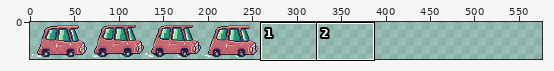
One commit to this sprite sheet: Assets/Sprites/car_red_64_32.png. Above, an overview of the earlier version with the close-up marked.
Close-up. Old version:
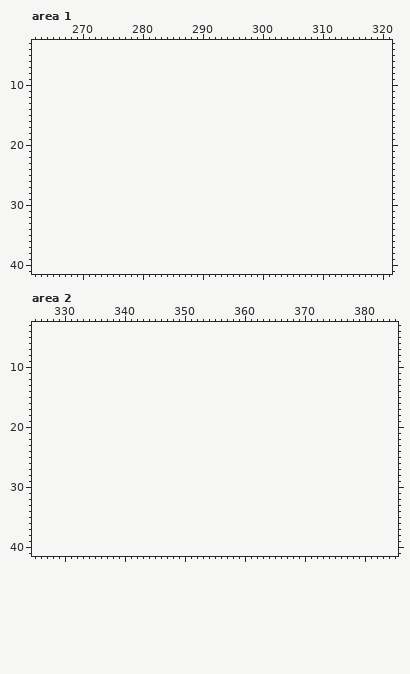
The file is 256x42 pixels. Shown: area 1: x 262..321, y 3..41; area 2: x 325..385, y 3..41. The old version is drawn lined up with the new one, on the new canvas. The commit also changed other parts of the picture, which this record leaves out.
And afterwards:
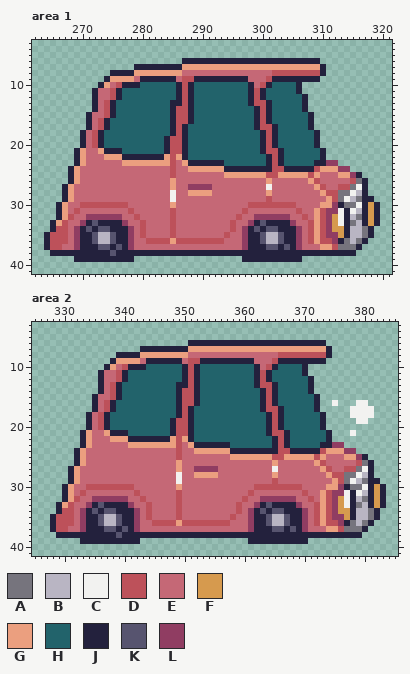
Palette (. is transparent): A #76747d  B #b9b5c3  C #f2f2f0  D #bd515a  E #c56876  F #d69a4e  G #eb9f7f  H #22636b  J #23213d  K #57546f  L #903d62
Changes in this commit:
canvas 256x42 -> 576x42
--- area 1
@@ x 262..321 @@
  5 ............................................................
- 6 ............................................................
- 7 ............................................................
- 8 ............................................................
- 9 ............................................................
-10 ............................................................
-11 ............................................................
-12 ............................................................
-13 ............................................................
-14 ............................................................
-15 ............................................................
-16 ............................................................
-17 ............................................................
-18 ............................................................
-19 ............................................................
-20 ............................................................
-21 ............................................................
-22 ............................................................
-23 ............................................................
-24 ............................................................
-25 ............................................................
-26 ............................................................
-27 ............................................................
-28 ............................................................
-29 ............................................................
-30 ............................................................
-31 ............................................................
-32 ............................................................
-33 ............................................................
-34 ............................................................
-35 ............................................................
-36 ............................................................
-37 ............................................................
-38 ............................................................
-39 ............................................................
+ 6 .........................JJJJJJJJJJJJJJJJJJJJJJJ............
+ 7 .................JJJJJJJJGGGGGGGGGGGGGGGGGGGGGGGJ...........
+ 8 .............JJJJGGGGGGGGEEEEEEEEEEEEEEEDDDDDDDDJ...........
+ 9 ............JGGGGEJJJJJJEDDJJJJJJJJJEEEDJJJJJJJJ............
+10 ...........JGEDJJJHHHHHHJDJHHHHHHHHHJEDJHHHHJ...............
+11 ..........JEEDJHHHHHHHHHJDJHHHHHHHHHJDJHHHHHJ...............
+12 ..........JEEDJHHHHHHHHHJDJHHHHHHHHHJDJHHHHHHJ..............
+13 ..........JEDJHHHHHHHHHJJDJHHHHHHHHHJDDJHHHHHJ..............
+14 ..........JEDJHHHHHHHHHJDDJHHHHHHHHHHJDJHHHHHJ..............
+15 .........JEEDJHHHHHHHHHJDDJHHHHHHHHHHJDJHHHHHHJ.............
+16 .........JEDJHHHHHHHHHHJDDJHHHHHHHHHHJDJHHHHHHJ.............
+17 .........JEDJHHHHHHHHHHJDJHHHHHHHHHHHJDDJHHHHHJ.............
+18 ........JEDJHHHHHHHHHHHJDJHHHHHHHHHHHHJDJHHHHHHJ............
+19 ........JEDJHHHHHHHHHHJDDJHHHHHHHHHHHHJDJHHHHHHJ............
+20 ........JEDJHHHHHHHHHHJDDJHHHHHHHHHHHHJDJHHHHHHJ............
+21 .......JGEEGJJJHHHHHHHJDDJHHHHHHHHHHHHJDDJHHHHHHJ...........
+22 .......JGEEEGGGJJJJJJJGDGJHHHHHHHHHHHHHJDJHHHHHHJ...........
+23 .......JGEEEEEEGGGGGGGGDEGJJJJJJHHHHHHHJDJHHHHHJJLL.........
+24 ......JGEEEEEEEEEEEEEEEDEEGGGGGGJJJJJJJJDDJJJJJDGGGLL.......
+25 ......JGEEEEEEEEEEEEEEEDEEEEEEEEGGGGGGGDDGGGGGDGEEEGGLJ.....
+26 ......JGEEEEEEEEEEEEEEEGEEEEEEEEEEEEEEEGEEEEEEGDEEEEEDAJ....
+27 .....JGEEEEEEEEEEEEEEEEGEELLLLEEEEEEEEECEEEEEEEGDEEDDACJ....
+28 .....JGEEEEEEEEEEEEEEEECEEGGGGEEEEEEEEEGEEEEEEEEGDDAACBJ....
+29 .....JGEEEEEEEEEEEEEEEECEEEEEEEEEEEEEEEDEEEEEEEEEGDACBAJJ...
+30 ....JGEEDDDDDDDDEEEEEEEGEEEEEEEEEEEEDDDDDDDDEEEEGGLJAACJFJ..
+31 ....JGEDEEEEEEEEDEEEEEEDEEEEEEEEEEEDEEEEEEEEDEEGDLLCJCBJFJ..
+32 ....JGDEELLLLLLEEDEEEEEDEEEEEEEEEEDEELLLLLLEEDEGDLFCJBAJFJ..
+33 ...JGDEELJKJJJJLEEDEEEEDEEEEEEEEEDEELJKJJJJLEEDGDLFCJABJFJ..
+34 ...JDDELJKJKKJJJLEDEEEEDEEEEEEEEEDELJKJKKJJJLEDGDLFFJBBAJ...
+35 ..JDDDELJJKBBKJJLEDEEEEDEEEEEEEEDEELJJKBBKJJLEDGDLLFJBBAJ...
+36 ..JDDDELJJKBBKJJLEEDDDDGDDDDDDDDEEELJJKBBKJJLEDGDDLJABAJ....
+37 ..JDDEELJJJKKJKJLEEEEEEEEEEEEEEEEEELJJJKKJKJLEEEGGDAAAJ.....
+38 ...JJJJJJJJJJKJJJJJJJJJJJJJJJJJJJJJJJJJJJJJJJJJJJJJJJJ......
+39 .......JJJJJJJJJJ..................JJJJJJJJJJ...............
 40 ............................................................
--- area 2
@@ x 325..385 @@
  5 .............................................................
- 6 .............................................................
- 7 .............................................................
- 8 .............................................................
- 9 .............................................................
-10 .............................................................
-11 .............................................................
-12 .............................................................
-13 .............................................................
-14 .............................................................
-15 .............................................................
-16 .............................................................
-17 .............................................................
-18 .............................................................
-19 .............................................................
-20 .............................................................
-21 .............................................................
-22 .............................................................
-23 .............................................................
-24 .............................................................
-25 .............................................................
-26 .............................................................
-27 .............................................................
-28 .............................................................
-29 .............................................................
-30 .............................................................
-31 .............................................................
-32 .............................................................
-33 .............................................................
-34 .............................................................
-35 .............................................................
-36 .............................................................
-37 .............................................................
-38 .............................................................
-39 .............................................................
+ 6 ..........................JJJJJJJJJJJJJJJJJJJJJJJ............
+ 7 ..................JJJJJJJJGGGGGGGGGGGGGGGGGGGGGGGJ...........
+ 8 ..............JJJJGGGGGGGGEEEEEEEEEEEEEEEDDDDDDDDJ...........
+ 9 .............JGGGGEJJJJJJEDDJJJJJJJJJEEEDJJJJJJJJ............
+10 ............JGEDJJJHHHHHHJDJHHHHHHHHHJEDJHHHHJ...............
+11 ...........JEEDJHHHHHHHHHJDJHHHHHHHHHJDJHHHHHJ...............
+12 ...........JEEDJHHHHHHHHHJDJHHHHHHHHHJDJHHHHHHJ..............
+13 ...........JEDJHHHHHHHHHJJDJHHHHHHHHHJDDJHHHHHJ..............
+14 ...........JEDJHHHHHHHHHJDDJHHHHHHHHHHJDJHHHHHJ..............
+15 ..........JEEDJHHHHHHHHHJDDJHHHHHHHHHHJDJHHHHHHJ.............
+16 ..........JEDJHHHHHHHHHHJDDJHHHHHHHHHHJDJHHHHHHJ..C...CC.....
+17 ..........JEDJHHHHHHHHHHJDJHHHHHHHHHHHJDDJHHHHHJ.....CCCC....
+18 .........JEDJHHHHHHHHHHHJDJHHHHHHHHHHHHJDJHHHHHHJ....CCCC....
+19 .........JEDJHHHHHHHHHHJDDJHHHHHHHHHHHHJDJHHHHHHJ.....CC.....
+20 .........JEDJHHHHHHHHHHJDDJHHHHHHHHHHHHJDJHHHHHHJ............
+21 ........JGEEGJJJHHHHHHHJDDJHHHHHHHHHHHHJDDJHHHHHHJ...C.......
+22 ........JGEEEGGGJJJJJJJGDGJHHHHHHHHHHHHHJDJHHHHHHJ...........
+23 ........JGEEEEEEGGGGGGGGDEGJJJJJJHHHHHHHJDJHHHHHJJLL.........
+24 .......JGEEEEEEEEEEEEEEEDEEGGGGGGJJJJJJJJDDJJJJJDGGGLL.......
+25 .......JGEEEEEEEEEEEEEEEDEEEEEEEEGGGGGGGDDGGGGGDGEEEGGLJ.....
+26 .......JGEEEEEEEEEEEEEEEGEEEEEEEEEEEEEEEGEEEEEEGDEEEEEDAJ....
+27 ......JGEEEEEEEEEEEEEEEEGEELLLLEEEEEEEEECEEEEEEEGDEEDDACJ....
+28 ......JGEEEEEEEEEEEEEEEECEEGGGGEEEEEEEEEGEEEEEEEEGDDAACBJ....
+29 ......JGEEEEEEEEEEEEEEEECEEEEEEEEEEEEEEEDEEEEEEEEEGDACBAJJ...
+30 .....JGEEDDDDDDDDEEEEEEEGEEEEEEEEEEEEDDDDDDDDEEEEGGLJAACJFJ..
+31 .....JGEDEEEEEEEEDEEEEEEDEEEEEEEEEEEDEEEEEEEEDEEGDLLCJCBJFJ..
+32 .....JGDEELLLLLLEEDEEEEEDEEEEEEEEEEDEELLLLLLEEDEGDLFCJBAJFJ..
+33 ....JGDEELJKJJJJLEEDEEEEDEEEEEEEEEDEELJKJJJJLEEDGDLFCJABJFJ..
+34 ....JDDELJKJKKJJJLEDEEEEDEEEEEEEEEDELJKJKKJJJLEDGDLFFJBBAJ...
+35 ...JDDDELJJKBBKJJLEDEEEEDEEEEEEEEDEELJJKBBKJJLEDGDLLFJBBAJ...
+36 ...JDDDELJJKBBKJJLEEDDDDGDDDDDDDDEEELJJKBBKJJLEDGDDLJABAJ....
+37 ...JDDEELJJJKKJKJLEEEEEEEEEEEEEEEEEELJJJKKJKJLEEEGGDAAAJ.....
+38 ....JJJJJJJJJJKJJJJJJJJJJJJJJJJJJJJJJJJJJJJJJJJJJJJJJJJ......
+39 ........JJJJJJJJJJ..................JJJJJJJJJJ...............
 40 .............................................................
Boxes around the changes in both close-ups, in picture pixels (x1, y1, x2, y2):
added: (44, 58, 380, 262)
added: (50, 340, 386, 544)
